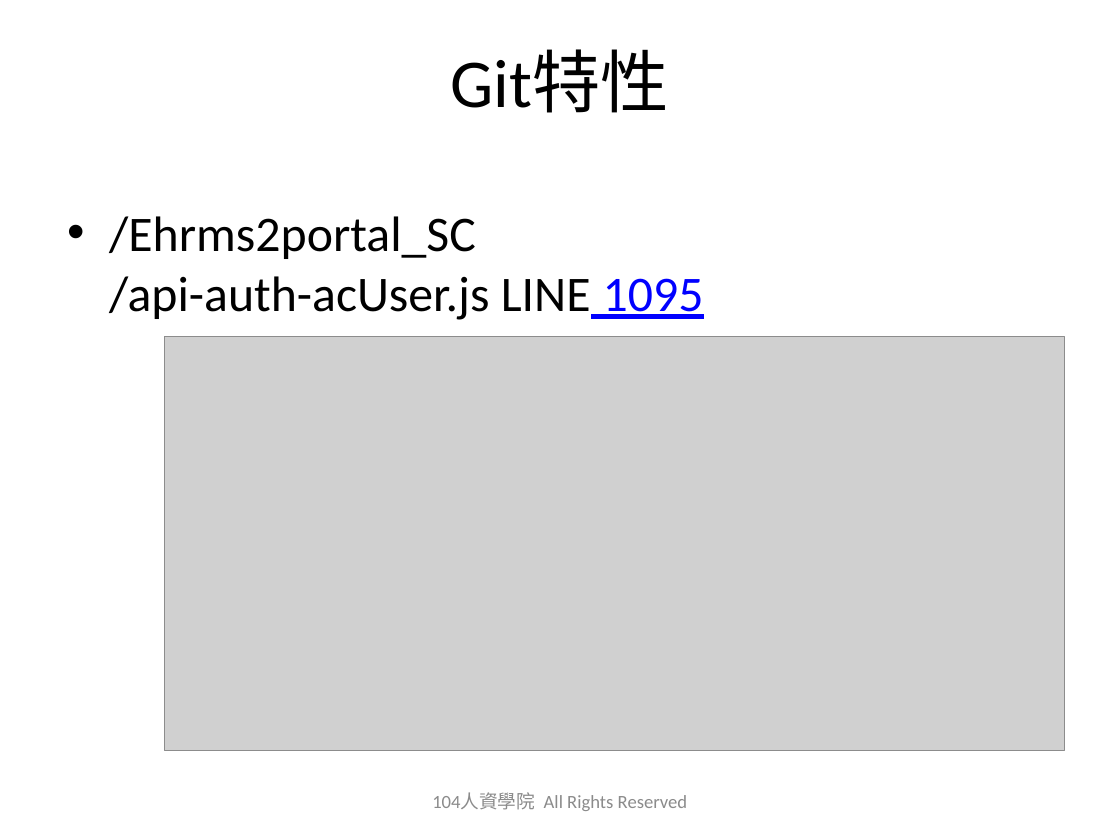
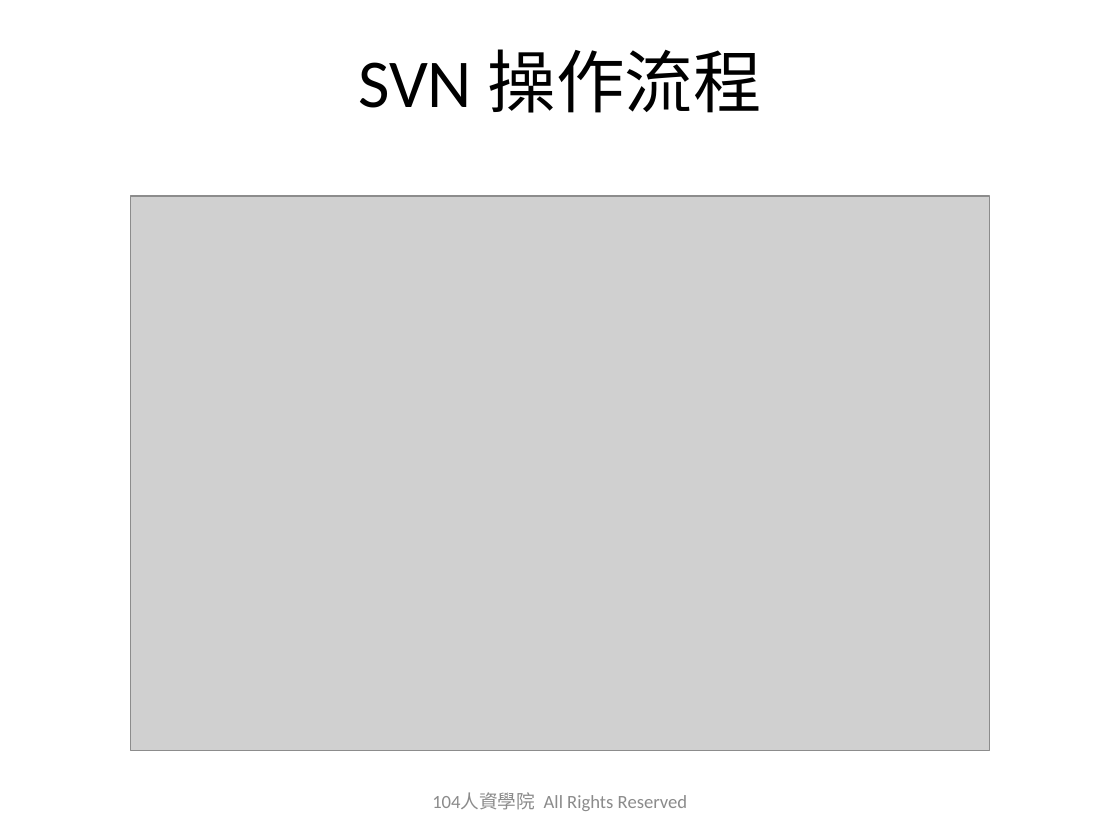
Before and after one commit to austinwang104/playGit, a slide deck: slide 3 of 2019_0627_Git_Share_HA.pptx. Drawn at 1120x840 pixels with LibreOffice and Linux fonts; fonts in the diff are those of the drawing; grey boxes stand for pictures; background and template pictures are left out. Boxes give left, top, right and bottom in pixels: in the first picture for what was removed or moved away, otherwise in the second. Text is boxed around its words. In the diff, an @@ line names an element or a change of style, - is before the commit and + after.

```diff
--- a/2019_0627_Git_Share_HA.pptx
+++ b/2019_0627_Git_Share_HA.pptx
@@ title at <box>358,49,762,113</box>: text changed @@
-Git特性
+SVN 操作流程
@@ picture: place and size @@
-picture at <box>165,337,1064,750</box>
+picture at <box>131,196,990,750</box>
@@ text removed at <box>109,216,704,320</box> @@
-• /Ehrms2portal_SC
-  /api-auth-acUser.js LINE 1095
```
Also in this commit, not shown: 2 slides added, 1 other file.
